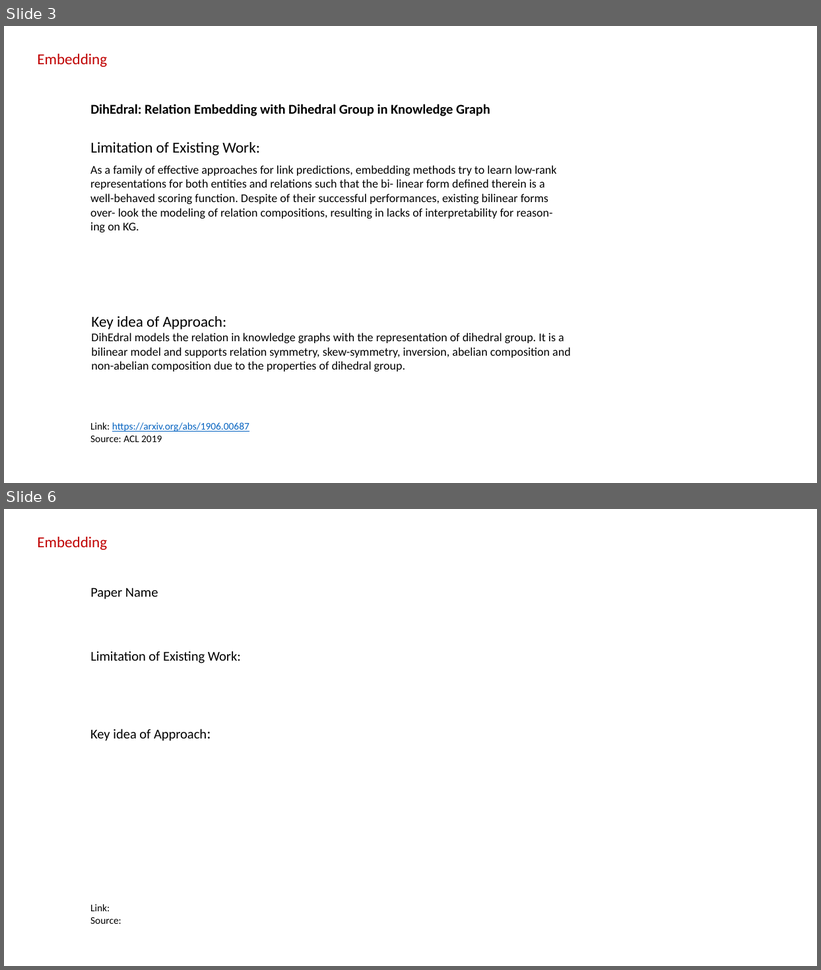
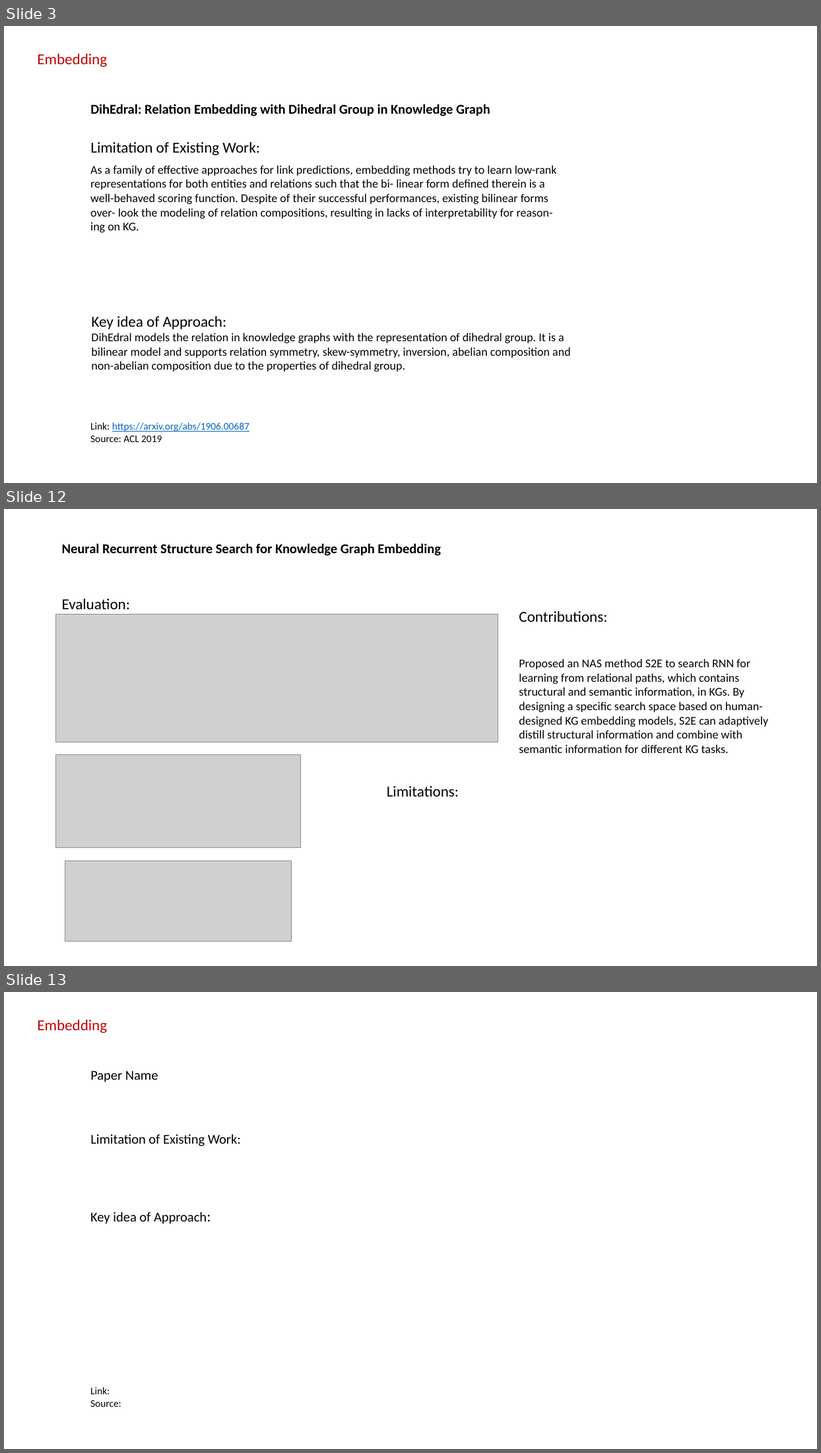
Before and after one commit to sylviawangfr/KGpaper, a slide deck: slides.pptx. Shown one above the other, each under a label of ours: slides 3 and 6 before the commit, slides 3, 12 and 13 after it; the slides between them are not shown. The pictures are 821x970 and 821x1453 pixels, drawn with LibreOffice and Linux fonts; fonts in the diff are those of the drawing; grey boxes stand for pictures. Boxes give left, top, right and bottom in pixels: in the first picture for what was removed or moved away, otherwise in the second. Text is boxed around its words. In the diff, an @@ line names an element or a change of style, - is before the commit and + after.

```diff
--- a/slides.pptx
+++ b/slides.pptx
@@ slide 12 added at (4,509,817,966), background #FFFFFF @@
@@ text added at (62,543,441,556), 16 pt, text #000000, bold @@
+Neural Recurrent Structure Search for Knowledge Graph Embedding
@@ text added at (62,599,130,609), 18 pt, text #000000 @@
+Evaluation:
@@ picture added at (56,615,498,742) @@
@@ text added at (519,611,607,622), 18 pt, text #000000 @@
+Contributions:
@@ text added at (519,659,768,753), 14 pt, text #000000 @@
+Proposed an NAS method S2E to search RNN for learning from relational paths, which contains structural and semantic information, in KGs. By designing a specific search space based on human-designed KG embedding models, S2E can adaptively distill structural information and combine with semantic information for different KG tasks.
@@ picture added at (56,755,301,848) @@
@@ text added at (387,786,459,797), 18 pt, text #000000 @@
+Limitations:
@@ picture added at (65,861,290,942) @@
@@ what was slide 6 is now slide 13 @@
```
Also in this commit, not shown: 5 slides changed, 7 other slides added, 1 other file.
